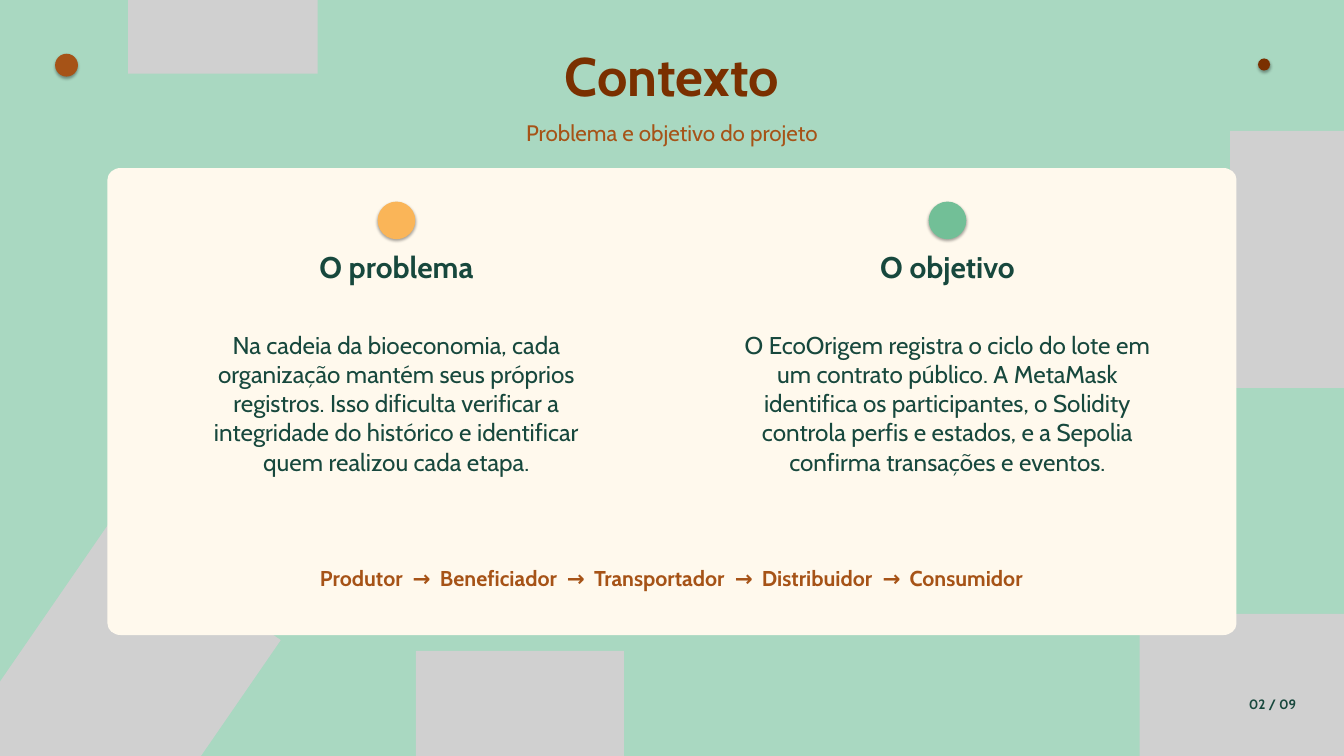
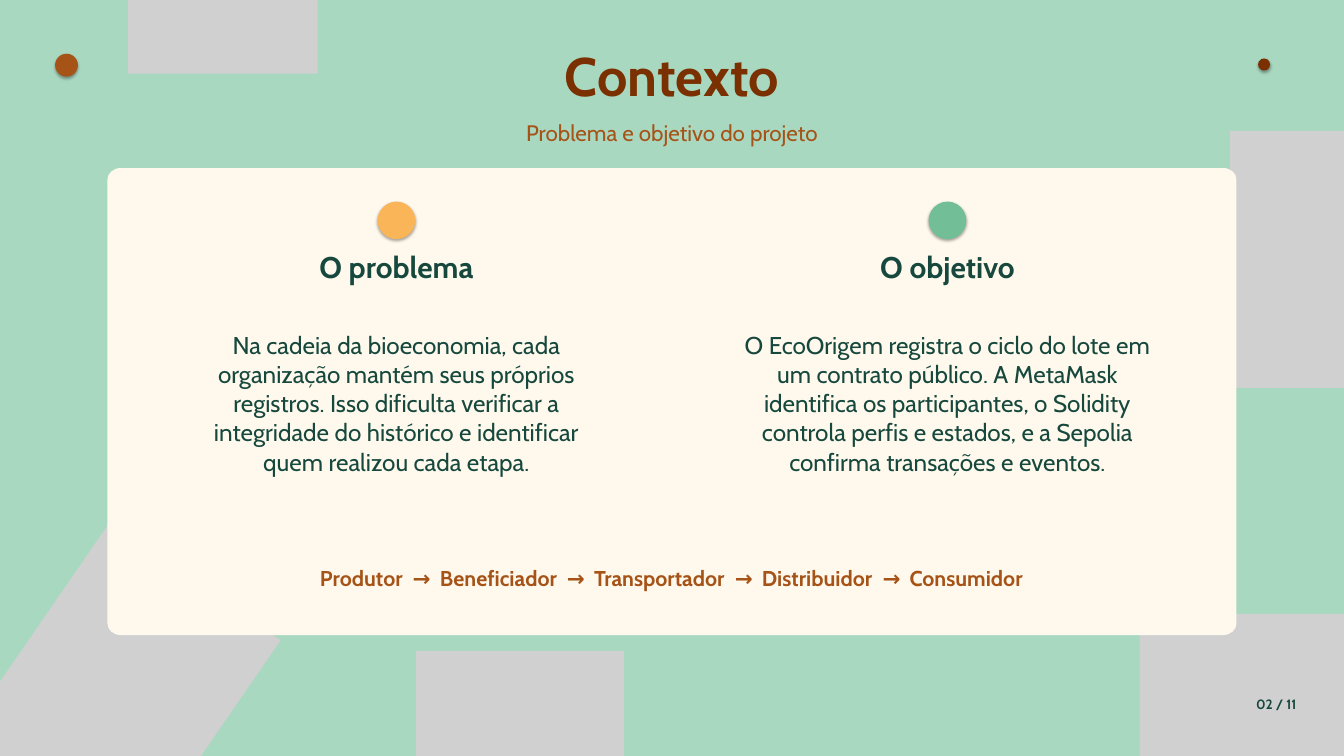
Before and after one commit to JulianaBallin/EcoOrigem, a slide deck: slide 2 of docs/slides/apresentacao-ecoorigem.pptx. Drawn at 1344x756 pixels with LibreOffice and Linux fonts; fonts in the diff are those of the drawing; grey boxes stand for pictures. Boxes give left, top, right and bottom in pixels: in the first picture for what was removed or moved away, otherwise in the second. Text is boxed around its words. In the diff, an @@ line names an element or a change of style, - is before the commit and + after.

```diff
--- a/docs/slides/apresentacao-ecoorigem.pptx
+++ b/docs/slides/apresentacao-ecoorigem.pptx
@@ text at box(1256, 699, 1296, 709): text changed @@
-02 / 09
+02 / 11
```
Also in this commit, not shown: 8 other slides changed, 2 slides added, 8 other files.
